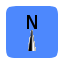
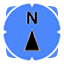
Layered file, before and after one edit (64 × 64). Changes by layer:
renamed "N" to "Clipboard", painted on it over <box>2,2,62,62</box>
removed layer "inside" from group "directionnorth" over <box>11,13,52,51</box>
painted on "D" over <box>26,10,39,29</box>
renamed "Presse-papiers copy" to "Clipboard copy", painted on it over <box>2,2,62,62</box>
